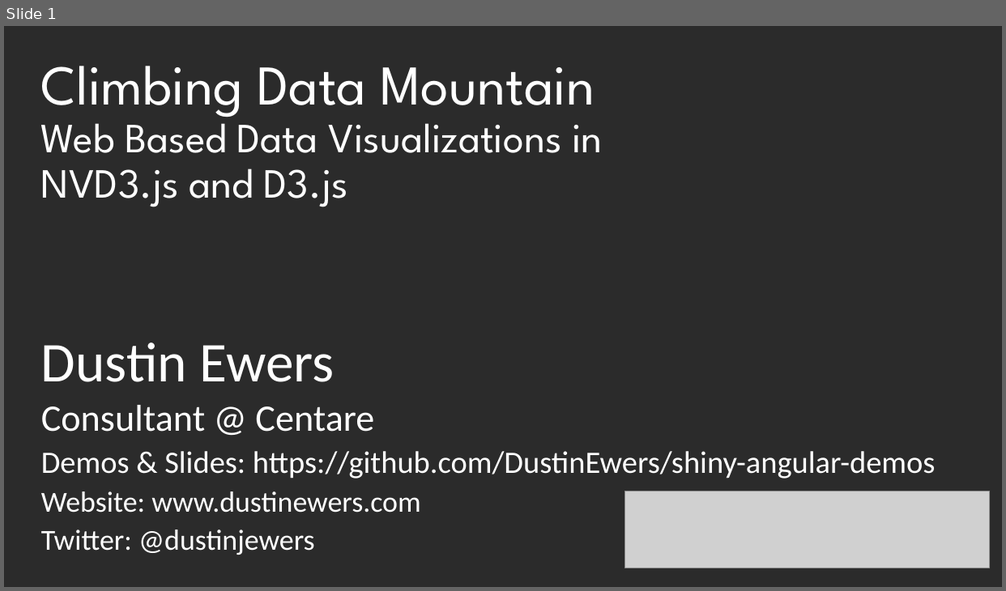
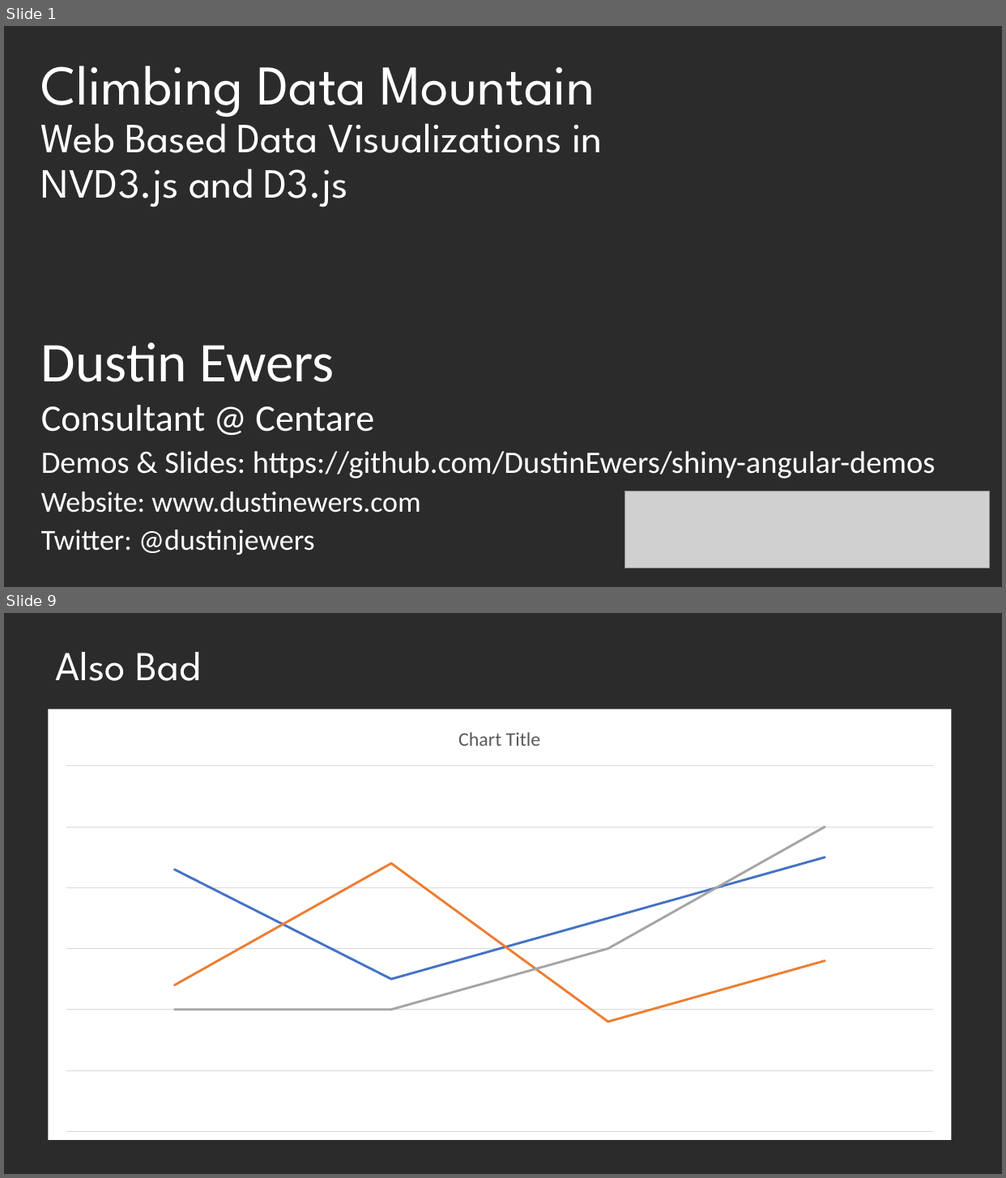
Before and after one commit to DustinEwers/d3-demos-data-mountain, a slide deck: slides/slides.pptx. Shown one above the other, each under a label of ours: slide 1 before the commit, slides 1 and 9 after it; the slides between them are not shown. The pictures are 1006x591 and 1006x1178 pixels, drawn with LibreOffice and Linux fonts; fonts in the diff are those of the drawing; grey boxes stand for pictures; background and template pictures are left out; a plain dark background stands for a picture behind light text. Boxes give left, top, right and bottom in pixels: in the first picture for what was removed or moved away, otherwise in the second. Text is boxed around its words. In the diff, an @@ line names an element or a change of style, - is before the commit and + after.

```diff
--- a/slides/slides.pptx
+++ b/slides/slides.pptx
@@ slide 9 added at [4, 613, 1002, 1174], background picture (left out) @@
@@ title added at [56, 652, 201, 681], 39.6 pt, text #FFFFFF @@
+Also Bad
@@ line chart added at [49, 709, 952, 1140] @@
+categories: 1, 2, 3, 4
+Series 1: 86, 50, 70, 90
+Series 2: 48, 88, 36, 56
+Series 3: 40, 40, 60, 100
```
Also in this commit, not shown: 1 slide changed, 19 other slides added, 1 slide removed.
